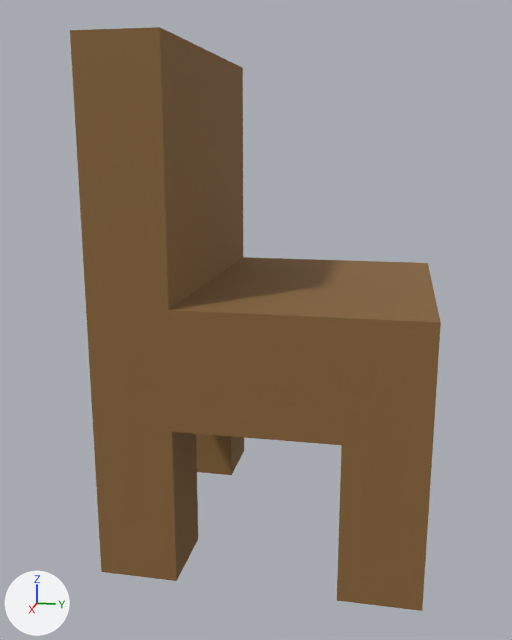
A saved change to the Blender file assets/cadeira.blend.
Both versions are drawn from a 50 mm lens placed at (4.76, 0.76, 2.69), pointed at (0.07, -0.18, 1.51). Arrows for +X, +Y and +Z are at lower left; the lights stay in place.
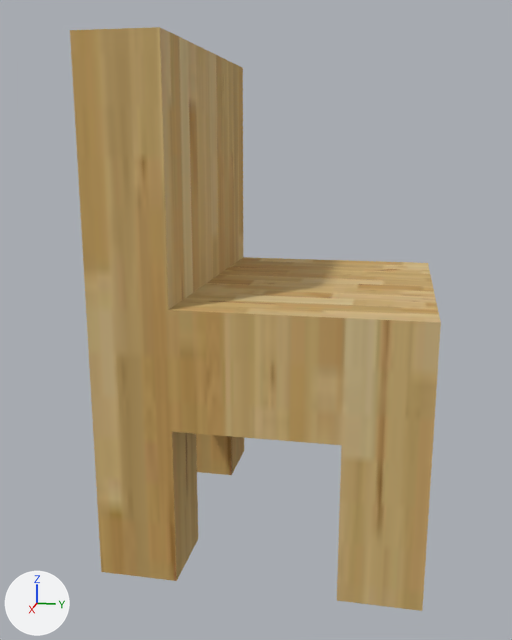
What the commit changed:
Picture 'surface2.bmp' (img_surface2_bmp) is new.
In material 'Material' (mat_material), base_color is no longer (0.246, 0.131, 0.0392), brown #886538.
In material 'Material' (mat_material), texture is now set to img_surface2_bmp.
me_cube has 88 vertices, 86 faces and spans x -1.0..1.0, y -1.0..1.0, z 0.49..1.44.
me_cube is used by ob_cube; location (0.0, 0.0, -1.643); scale (1.0, 1.0, 3.42).
me_cube part 1: texture (UV) coordinates of 86 of 86 faces, centred in x -1.0..1.0, y -1.0..1.0, z 0.49..1.44, changed; they spanned u 0.12..0.88, v 0.0..1.0 and now span u 0.0..1.0, v 0.0..1.0.

What differs and where, as boxes (x1, y1, x2, y2) in the pictures (512 x 640 px):
'Cube', surface changed
    both: (70, 27, 441, 611)
